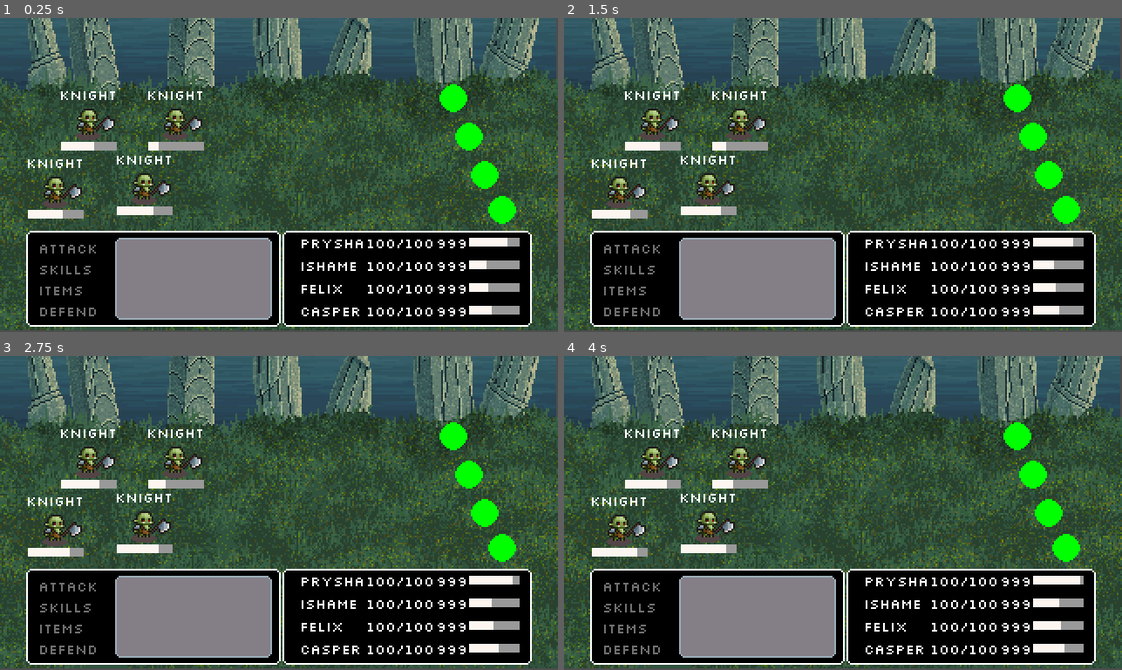
Above: before the commit, frames 1-4 (two rows, left to right).
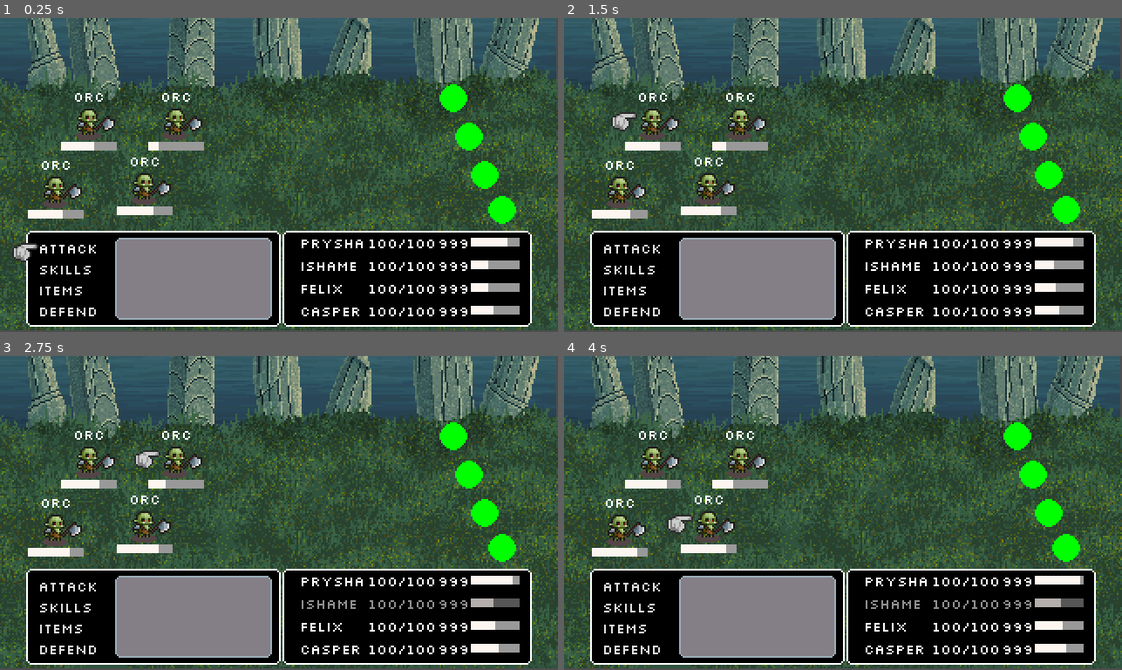
Above: after the commit, the same moments.

Repository: HoanPHB/Innominatam
Game: Godot game, scene res://Scenes/battle.tscn
Two runs of this game, one before a commit and one after it. Both use one fixed random seed, a clock stepped at 60 frames per second and the inputs below.
Inputs (mouse positions are in pixels of both pictures, inside the frame that each line leads up to):
- Up to frame 1 (0.25 s): no input
- Up to frame 2 (1.5 s): click (630, 247) at 0.5 s, where only the run after the commit has a clickable "Attack"; click "Knight" (after the commit: "ORC") at 1.25 s
- Up to frame 3 (2.75 s): click "Knight" (after the commit: "ORC") at 2 s
- Up to frame 4 (4 s): click "Knight" (after the commit: "ORC") at 2.75 s; click "Knight" (after the commit: "ORC") at 3.5 s

The runs differ from the first frame. In frame 1, 2.1% of the frame differs, in the area x 2-89%, y 23-95%; in frame 2, 2.0%; in frame 3, 2.5%, in the area x 5-94%, y 23-95%; in frame 4, 2.5%.

Commit message:
refactor(battle): migrate to TurnityManager for turn-based system
Replace the old ATB queue mechanism with TurnityManager and TurnitySocket
for handling player and enemy turns. This includes pausing/resuming ATB bars,
integrating sockets into player bars and enemy buttons, and updating battle
logic to process turns via the new manager. Simplifies turn flow and enables
more flexible battle mechanics.

Diff:
--- a/Scenes/atb.gd
+++ b/Scenes/atb.gd
@@ -2,8 +2,7 @@
 
 @export var anim_player_path: NodePath = NodePath("AnimationPlayer")
 @onready var _anim: AnimationPlayer = get_node_or_null(anim_player_path)
-
-signal max_value_reached
+@onready var socket: TurnitySocket = get_parent().get_node("TurnitySocket")
 
 const SPEED_BASE: float = 0.075
 
@@ -14,10 +13,16 @@
 
 func _process(_delta: float) -> void:
 	value += SPEED_BASE
-	#print(value)
 
 	if is_equal_approx(value, max_value):
 		if _anim:
 			_anim.play("highlight")
 		set_process(false)
-		max_value_reached.emit()
+
+		if socket:
+			socket.enable()
+
+func reset() -> void:
+	if _anim:
+		_anim.play("RESET")
+	value = min_value
--- a/Scenes/battle.gd
+++ b/Scenes/battle.gd
@@ -1,34 +1,50 @@
 extends Control
 
-enum States {
-	OPTIONS,
-	TARGETS,
-}
-
-var state: States = States.OPTIONS
-var atb_queue: Array = []
 var event_queue: Array = []
+var current_active_socket: TurnitySocket
+var is_turn_active: bool = false
+var atb_nodes: Array = []
 
 @onready var _options: Char_Actions = $Options
 @onready var _options_menu: Menu = $Options/Menu
 @onready var _enemies_root: Control = $Options/Enemies
 @onready var _menu_cursor: Node = $MenuCursor
+
+
+
+
+
+
+
+
+
+
+
+
+
+
+
+
+
 @onready var _players_menu: Menu = $Players
 @onready var _players_infos: Array = $Bottom/Players/MarginContainer/VBoxContainer.get_children()
 
 var selecting_enemies: bool = false
+
+
+
 var enemy_index: int = 0
 
 # Simple party setup for this scene
 var party_members: Array = [] # Array[BattleActor]
 
 func _ready() -> void:
-	#_options_menu.connect_to_buttons(self)
 	# Disable menu and inputs until a player is ready
 	_options_menu.set_enabled(false)
 	for b in _options_menu.get_buttons():
 		if b is BaseButton:
 			b.disabled = true
+
 	# Clear any initial focus and hide menu cursor
 	var focus_owner := get_viewport().gui_get_focus_owner()
 	if focus_owner:
@@ -39,33 +55,55 @@
 		elif _menu_cursor.has_method("hide"):
 			_menu_cursor.hide()
 
-	# Hook ATB ready for each player bar and initialize actors
-	for player in _players_infos:
-		player.atb_ready.connect(_on_player_atb_ready.bind(player))
 	_init_party_members()
 	_assign_party_to_bars()
-
-
-
-func _on_menu_button_pressed(button: BaseButton) -> void:
-	if button.text == "Attack":
-		_begin_enemy_selection()
-	else:
-		print(button.text)
-
-
-func _on_menu_button_focused(button):
-	pass # Replace with function body.
-
-func _on_player_atb_ready(player: BattlePlayerbar) -> void:
-	# If this player is already queued, ignore duplicate signals
-	if atb_queue.has(player):
-		return
-	atb_queue.append(player)
-	# Only the first in queue gets control and highlight animation
-	if atb_queue.size() == 1:
-		player.highlight(true)
-		# Re-enable inputs and show cursor when queue reappears, and focus Attack
+	_init_enemies()
+
+	# Collect all ATB bars for pausing
+	for p_bar in _players_infos:
+		atb_nodes.append(p_bar.get_node("ATB"))
+	for e_btn in _get_enemies():
+		atb_nodes.append(e_btn.get_node("ATB"))
+
+	# --- Turnity Setup ---
+	TurnityManager.activated_turn.connect(_on_turnity_activated_turn)
+	TurnityManager.start(self) # Collect all sockets in the scene
+	# Disable all sockets at the start of the battle
+	for socket in TurnityManager.current_turnity_sockets:
+		socket.disable()
+	# --- End Turnity Setup ---
+
+func _process(_delta: float) -> void:
+	if is_turn_active:
+		return
+
+	for socket in TurnityManager.current_turnity_sockets:
+		if not socket.is_disabled():
+			# Found a ready character, start their turn.
+			is_turn_active = true
+			_pause_all_atb()
+			# Manually trigger the turn instead of using next_turn()
+			# This avoids the recursive skip chain.
+			TurnityManager.on_socket_active_turn(socket)
+			return
+
+func _pause_all_atb() -> void:
+	for atb in atb_nodes:
+		atb.set_process(false)
+
+func _resume_all_atb() -> void:
+	for atb in atb_nodes:
+		if atb.value < atb.max_value:
+			atb.set_process(true)
+
+func _on_turnity_activated_turn(socket: TurnitySocket) -> void:
+	current_active_socket = socket
+
+	if socket.actor is BattlePlayerbar:
+		var player_bar: BattlePlayerbar = socket.actor
+		player_bar.highlight(true)
+
+		# Enable player controls
 		_options_menu.set_enabled(true)
 		for b in _options_menu.get_buttons():
 			if b is BaseButton:
@@ -78,6 +116,33 @@
 		_options.show()
 		_options_menu.button_focus(0)
 
+	elif socket.actor is TextureButton: # Assuming enemies are TextureButtons
+		# Basic Enemy AI: Attack a random player and end turn
+		var enemy_button: TextureButton = socket.actor
+		var random_player_bar: BattlePlayerbar = _players_infos.pick_random()
+
+		# Create and process an attack on the random player
+		_create_attack_event(enemy_button, random_player_bar)
+		_process_next_event()
+
+		# End the enemy's turn
+		socket.disable()
+		var atb = enemy_button.get_node_or_null("ATB")
+		if atb:
+			atb.reset()
+
+		is_turn_active = false
+		_resume_all_atb()
+
+func _on_menu_button_pressed(button: BaseButton) -> void:
+	if button.text == "Attack":
+		_begin_enemy_selection()
+	else:
+		print(button.text)
+
+func _on_menu_button_focused(button):
+	pass # Replace with function body.
+
 func _begin_enemy_selection() -> void:
 	# Prepare enemy selection, skipping dead/disabled enemies
 	var enemies := _get_enemies()
@@ -98,16 +163,18 @@
 	selecting_enemies = false
 	_options_menu.set_enabled(true)
 	_options_menu.button_focus(_options_menu.index)
+
 	if confirmed:
 		var enemies := _get_enemies()
-		if enemies.size() > 0 and atb_queue.size() > 0:
+		if enemies.size() > 0 and current_active_socket:
 			var target_btn: TextureButton = enemies[enemy_index] as TextureButton
-			var attacker_bar: BattlePlayerbar = atb_queue[0]
+			var attacker_bar: BattlePlayerbar = current_active_socket.actor
+
 			_create_attack_event(attacker_bar, target_btn)
-		# Consume the current ready player after queuing the action
-		_consume_current_ready()
-		# Process the queued action immediately
-		_process_next_event()
+			_process_next_event()
+
+			# Consume the current player's turn
+			_consume_player_turn(current_active_socket)
 
 func _input(event: InputEvent) -> void:
 	# Intercept keys BEFORE GUI so TextureButtons/Menu don't also react
@@ -143,45 +210,37 @@
 				_end_enemy_selection(false)
 				accept_event()
 
-func _consume_current_ready() -> void:
-	if atb_queue.size() == 0:
-		return
-	var player = atb_queue[0]
-	atb_queue.remove_at(0)
-
-	# Stop player highlight
-	if player and player.has_method("highlight"):
-		player.highlight(false)
+func _consume_player_turn(socket: TurnitySocket) -> void:
+	if not socket:
+		return
+
+	var player_bar = socket.actor
+
+	# Stop player highlight and disable socket
+	player_bar.highlight(false)
+	socket.disable()
 
 	# Reset ATB bar for this player
-	var atb = player.get_node_or_null("ATB")
+	var atb = player_bar.get_node_or_null("ATB")
 	if atb:
-		# Reset ATB's own animation and value
-		var anim = atb.get_node_or_null(atb.anim_player_path)
-		if anim and anim.has_method("play"):
-			anim.play("RESET")
-		atb.value = atb.min_value
-		atb.set_process(true)
-
-	# Promote next ready player
-	if atb_queue.size() > 0:
-		atb_queue[0].highlight(true)
-		_options.show()
-	else:
-		# No ready players: disable menu input and hide the menu cursor
-		_options_menu.set_enabled(false)
-		for b in _options_menu.get_buttons():
-			if b is BaseButton:
-				b.disabled = true
-		# Clear focus to avoid button activation via keyboard
-		var focus_owner := get_viewport().gui_get_focus_owner()
-		if focus_owner:
-			focus_owner.release_focus()
-		if _menu_cursor:
-			if _menu_cursor.has_method("set_active"):
-				_menu_cursor.set_active(false)
-			elif _menu_cursor.has_method("hide"):
-				_menu_cursor.hide()
+		atb.reset()
+
+	# Disable menu input and hide the menu cursor
+	_options_menu.set_enabled(false)
+	for b in _options_menu.get_buttons():
+		if b is BaseButton:
+			b.disabled = true
+	var focus_owner := get_viewport().gui_get_focus_owner()
+	if focus_owner:
+		focus_owner.release_focus()
+	if _menu_cursor:
+		if _menu_cursor.has_method("set_active"):
+			_menu_cursor.set_active(false)
+		elif _menu_cursor.has_method("hide"):
+			_menu_cursor.hide()
+
+	is_turn_active = false
+	_resume_all_atb()
 
 func _get_enemies() -> Array[TextureButton]:
 	var arr: Array[TextureButton] = []
@@ -224,17 +283,46 @@
 		var bar: BattlePlayerbar = _players_infos[i]
 		bar.set_actor(party_members[i])
 
+func _init_enemies() -> void:
+	var enemy_nodes = _get_enemies()
+	# Assign actors to enemies - alternating between Orc and Knight
+	for i in range(enemy_nodes.size()):
+		var enemy_btn = enemy_nodes[i]
+		var template_name = "Orc" # Always use Orc for now
+		var enemy_template = Enemies.data[template_name]
+		var enemy_actor = enemy_template.duplicate() # Create a new instance
+		enemy_actor.hp = enemy_actor.hp_max # Ensure full health
+		enemy_btn.data = enemy_actor
+		# Update enemy label
+		var name_label = enemy_btn.get_node_or_null("Name")
+		if name_label:
+			name_label.text = enemy_actor.name
+
 # Build and queue an attack event
-func _create_attack_event(attacker_bar: BattlePlayerbar, target_btn: TextureButton) -> void:
-	var evt := {
-		"type": "attack",
-		"attacker_bar": attacker_bar,
-		"attacker": attacker_bar.actor if attacker_bar and attacker_bar.actor else null,
-		"target_btn": target_btn,
-		"target": target_btn.data,
-		"power": 12
-	}
-	event_queue.append(evt)
+func _create_attack_event(attacker_node: Node, target_node: Node) -> void:
+	var attacker_actor: BattleActor
+	var target_actor: BattleActor
+
+	if attacker_node is BattlePlayerbar:
+		attacker_actor = attacker_node.actor
+	elif attacker_node.data is BattleActor:
+		attacker_actor = attacker_node.data
+
+	if target_node is BattlePlayerbar:
+		target_actor = target_node.actor
+	elif target_node.data is BattleActor:
+		target_actor = target_node.data
+
+	if attacker_actor and target_actor:
+		var evt := {
+			"type": "attack",
+			"attacker": attacker_actor,
+			"target": target_actor,
+			"target_btn": target_node if target_node is TextureButton else null,
+			"power": 12
+		}
+		event_queue.append(evt)
+
 
 # Process next event in the queue
 func _process_next_event() -> void:
@@ -256,6 +344,9 @@
 					btn.tooltip_text = "%s (defeated)" % target.name
 					# Optional: hide or remove focusability
 					btn.focus_mode = Control.FOCUS_NONE
-
+					# Also disable its Turnity socket
+					var socket: TurnitySocket = btn.get_node_or_null("TurnitySocket")
+					if socket:
+						socket.disable()
 		_:
 			pass
--- a/Scenes/battle.tscn
+++ b/Scenes/battle.tscn
@@ -98,16 +98,20 @@
 layout_mode = 2
 
 [node name="BattlePlayerBar" parent="Bottom/Players/MarginContainer/VBoxContainer" instance=ExtResource("5_upb72")]
+custom_minimum_size = Vector2(0, 0)
 layout_mode = 2
 
 [node name="BattlePlayerBar2" parent="Bottom/Players/MarginContainer/VBoxContainer" instance=ExtResource("5_upb72")]
+custom_minimum_size = Vector2(0, 0)
 layout_mode = 2
 
 [node name="BattlePlayerBar3" parent="Bottom/Players/MarginContainer/VBoxContainer" instance=ExtResource("5_upb72")]
+custom_minimum_size = Vector2(0, 0)
 layout_mode = 2
 theme = SubResource("Theme_heh15")
 
 [node name="BattlePlayerBar4" parent="Bottom/Players/MarginContainer/VBoxContainer" instance=ExtResource("5_upb72")]
+custom_minimum_size = Vector2(0, 0)
 layout_mode = 2
 
 [node name="Options" parent="." instance=ExtResource("2_f6xt6")]
--- a/Scenes/battle_actor.gd
+++ b/Scenes/battle_actor.gd
@@ -2,7 +2,7 @@
 
 signal hp_changed(hp, change)
 
-var name: String = "Not Set"
+var name: String = "ORC"
 var hp_max: int = 1
 var hp: int = hp_max
 
--- a/Scenes/battle_player_bar.gd
+++ b/Scenes/battle_player_bar.gd
@@ -1,22 +1,18 @@
 class_name BattlePlayerbar extends HBoxContainer
-
-signal atb_ready()
 
 var actor: BattleActor
 
 @onready var _anim: AnimationPlayer = $AnimationPlayer
-@onready var _atb: ATB = $ATB
 @onready var _name_label: Label = $Name
 @onready var _hp_label: Label = $Health
+@onready var socket: TurnitySocket = $TurnitySocket
 
 func _ready() -> void:
 	_anim.play("RESET")
-	# Ensure ATB signal is connected even if scene connection got overridden
-	if _atb and not _atb.max_value_reached.is_connected(_on_atb_max_value_reached):
-		_atb.max_value_reached.connect(_on_atb_max_value_reached)
 
 func set_actor(a: BattleActor) -> void:
 	actor = a
+	socket.actor = self # The socket actor is the bar itself
 	if _name_label:
 		_name_label.text = _shorten(actor.name, 6)
 	if _hp_label:
@@ -36,8 +32,3 @@
 func highlight(on: bool) -> void:
 	var anim: String = "Highlight" if on else "RESET"
 	_anim.play(anim)
-
-func _on_atb_max_value_reached() -> void:
-	atb_ready.emit()
-	# Animation is controlled by the battle queue (only first ready animates)
-	pass
--- a/Scenes/battle_player_bar.tscn
+++ b/Scenes/battle_player_bar.tscn
@@ -1,7 +1,8 @@
-[gd_scene load_steps=6 format=3 uid="uid://cov8frrvqr5jr"]
+[gd_scene load_steps=7 format=3 uid="uid://cov8frrvqr5jr"]
 
 [ext_resource type="Script" uid="uid://bfy2sxvkei3vl" path="res://Scenes/battle_player_bar.gd" id="1_cgp6c"]
 [ext_resource type="PackedScene" uid="uid://dvpwnkiuhgy0" path="res://Scenes/atb.tscn" id="2_wklpr"]
+[ext_resource type="Script" uid="uid://xfkb3ycd1dxn" path="res://addons/turnity/turn_socket.gd" id="3_abcde"]
 
 [sub_resource type="Animation" id="Animation_tr1bu"]
 resource_name = "Highlight"
@@ -41,6 +42,7 @@
 }
 
 [node name="BattlePlayerBar" type="HBoxContainer"]
+custom_minimum_size = Vector2(140, 0)
 offset_right = 196.0
 offset_bottom = 25.0
 theme_override_constants/separation = 1
@@ -55,7 +57,7 @@
 text_overrun_behavior = 3
 
 [node name="Health" type="Label" parent="."]
-custom_minimum_size = Vector2(22, 0)
+custom_minimum_size = Vector2(40, 0)
 layout_mode = 2
 size_flags_horizontal = 0
 text = "9999"
@@ -71,8 +73,13 @@
 [node name="ATB" parent="." instance=ExtResource("2_wklpr")]
 custom_minimum_size = Vector2(28, 5)
 layout_mode = 2
+size_flags_horizontal = 0
 
 [node name="AnimationPlayer" type="AnimationPlayer" parent="."]
 libraries = {
 &"": SubResource("AnimationLibrary_he11m")
 }
+
+[node name="TurnitySocket" type="Node" parent="."]
+script = ExtResource("3_abcde")
+actor = NodePath("..")
--- a/Scenes/enemy_button.tscn
+++ b/Scenes/enemy_button.tscn
@@ -1,8 +1,9 @@
-[gd_scene load_steps=4 format=3 uid="uid://b3pma7de3ckla"]
+[gd_scene load_steps=5 format=3 uid="uid://b3pma7de3ckla"]
 
 [ext_resource type="Texture2D" uid="uid://cs2kp3imvea61" path="res://Assets/Orc_selected1.png" id="1_71du1"]
 [ext_resource type="Script" uid="uid://bydsjlo87bdmr" path="res://Scenes/enemy_button.gd" id="2_p506s"]
 [ext_resource type="PackedScene" uid="uid://dvpwnkiuhgy0" path="res://Scenes/atb.tscn" id="4_p17g8"]
+[ext_resource type="Script" uid="uid://xfkb3ycd1dxn" path="res://addons/turnity/turn_socket.gd" id="5_xxxxx"]
 
 [node name="EnemyButton" type="TextureButton"]
 offset_right = 16.0
@@ -22,15 +23,19 @@
 offset_right = 19.425
 offset_bottom = 104.66
 
+[node name="TurnitySocket" type="Node" parent="."]
+script = ExtResource("5_xxxxx")
+actor = NodePath("..")
+
 [node name="Name" type="Label" parent="."]
 custom_minimum_size = Vector2(22, 0)
 layout_mode = 0
-offset_left = -8.0
-offset_top = -13.0
-offset_right = 56.0
-offset_bottom = -1.0
+offset_left = -23.0
+offset_top = -12.0
+offset_right = 41.0
 size_flags_horizontal = 0
 theme_override_font_sizes/font_size = 8
 text = "Enemy"
+horizontal_alignment = 1
 clip_text = true
 text_overrun_behavior = 3
